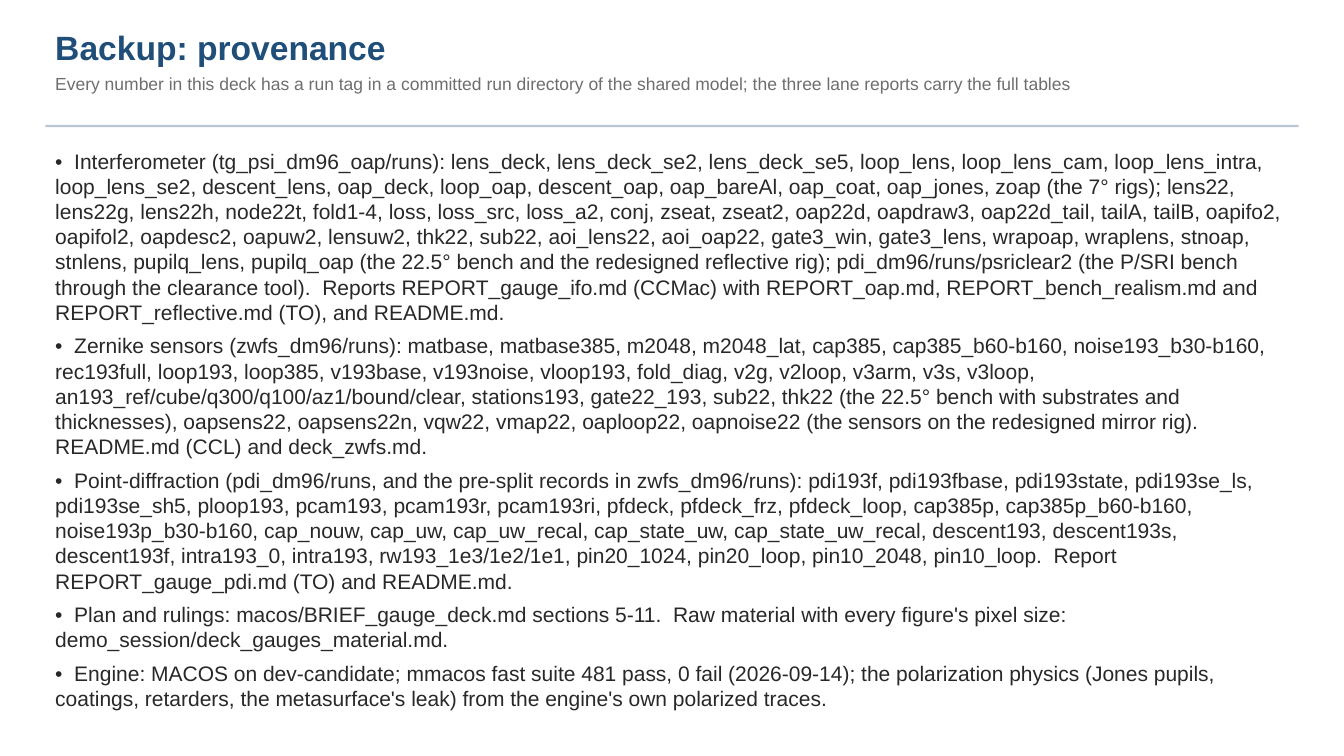
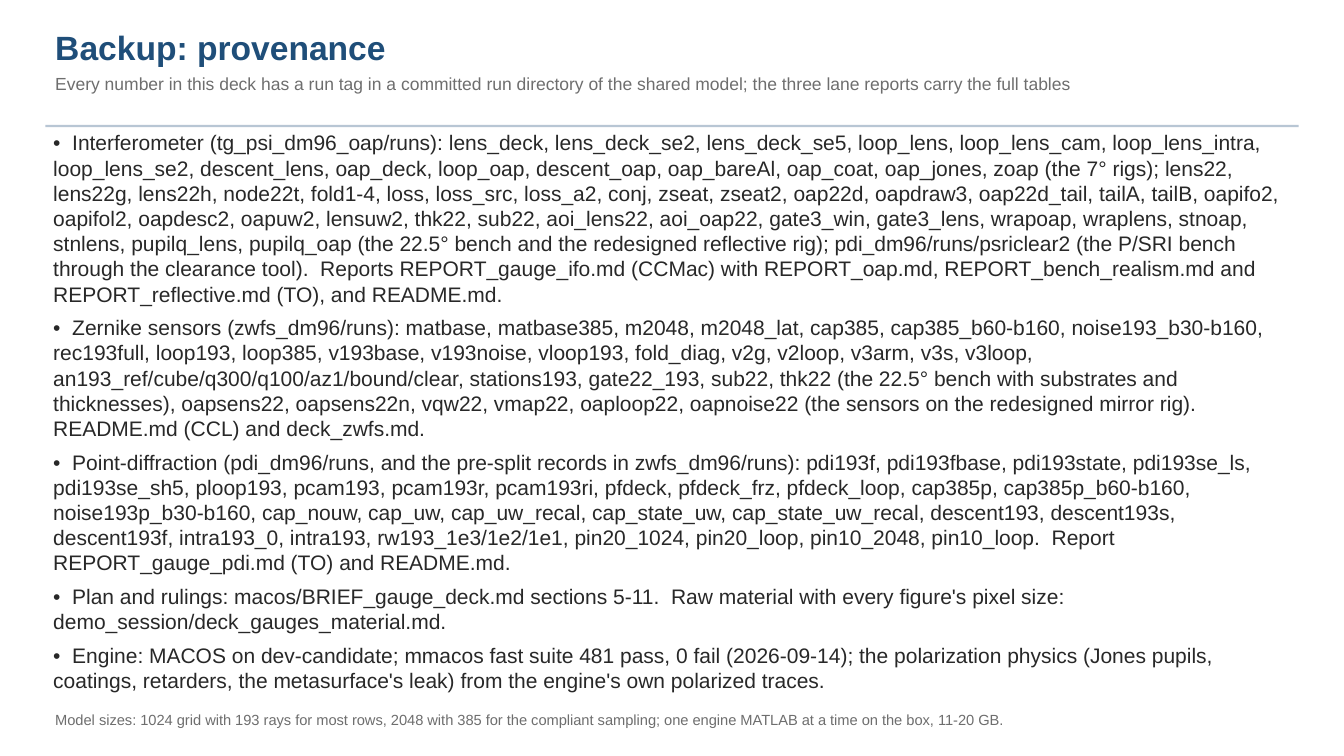
Before and after one commit to nasa-jpl/macos, a slide deck: slide 56 of demo_session/deck_gauges.pptx. Drawn at 1344x756 pixels with LibreOffice and Linux fonts; fonts in the diff are those of the drawing. Boxes give left, top, right and bottom in pixels: in the first picture for what was removed or moved away, otherwise in the second. Text is boxed around its words. In the diff, an @@ line names an element or a change of style, - is before the commit and + after.

```diff
--- a/demo_session/deck_gauges.pptx
+++ b/demo_session/deck_gauges.pptx
@@ text "• Interferometer (tg_psi_dm96_oap/runs): lens_deck, lens_dec ...": place and size @@
-text "• Interferometer (tg_psi_dm96_oap/runs): lens_deck, lens_dec ..." at bbox=[55, 153, 1281, 711]
+text "• Interferometer (tg_psi_dm96_oap/runs): lens_deck, lens_dec ..." at bbox=[53, 134, 1279, 693]
@@ text added at bbox=[55, 714, 1003, 728], 10.5 pt, text #6E6E6E @@
+Model sizes: 1024 grid with 193 rays for most rows, 2048 with 385 for the compliant sampling; one engine MATLAB at a time on the box, 11-20 GB.
```
Also in this commit, not shown: 3 other slides changed, 2 other files.
